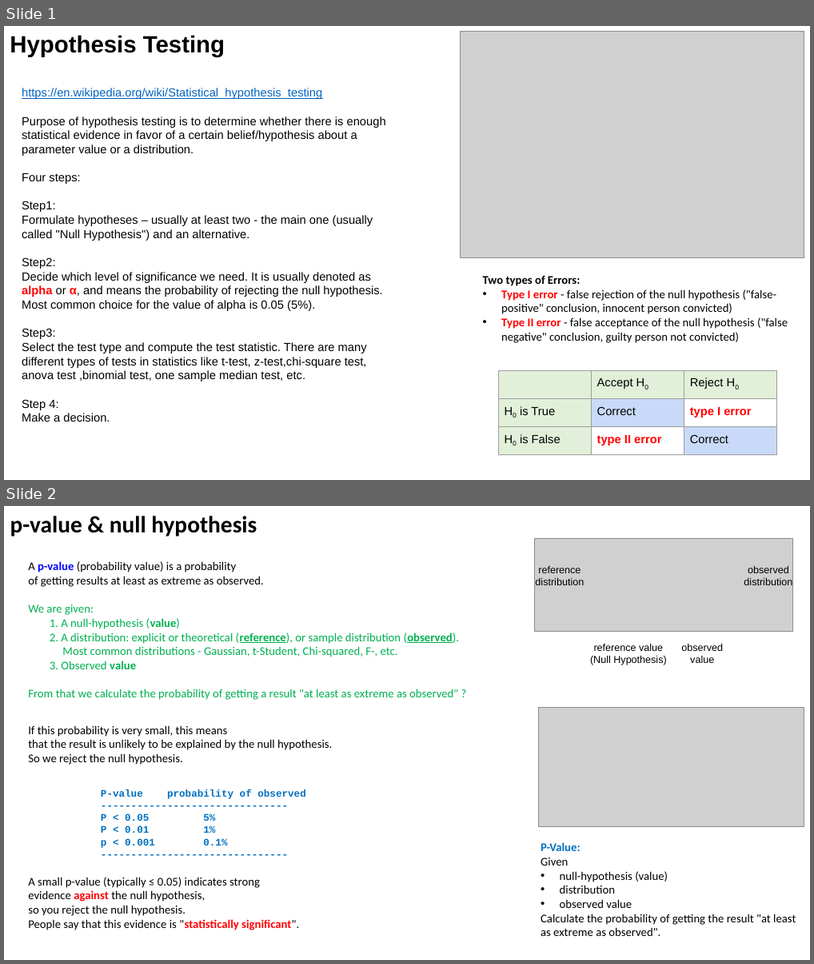
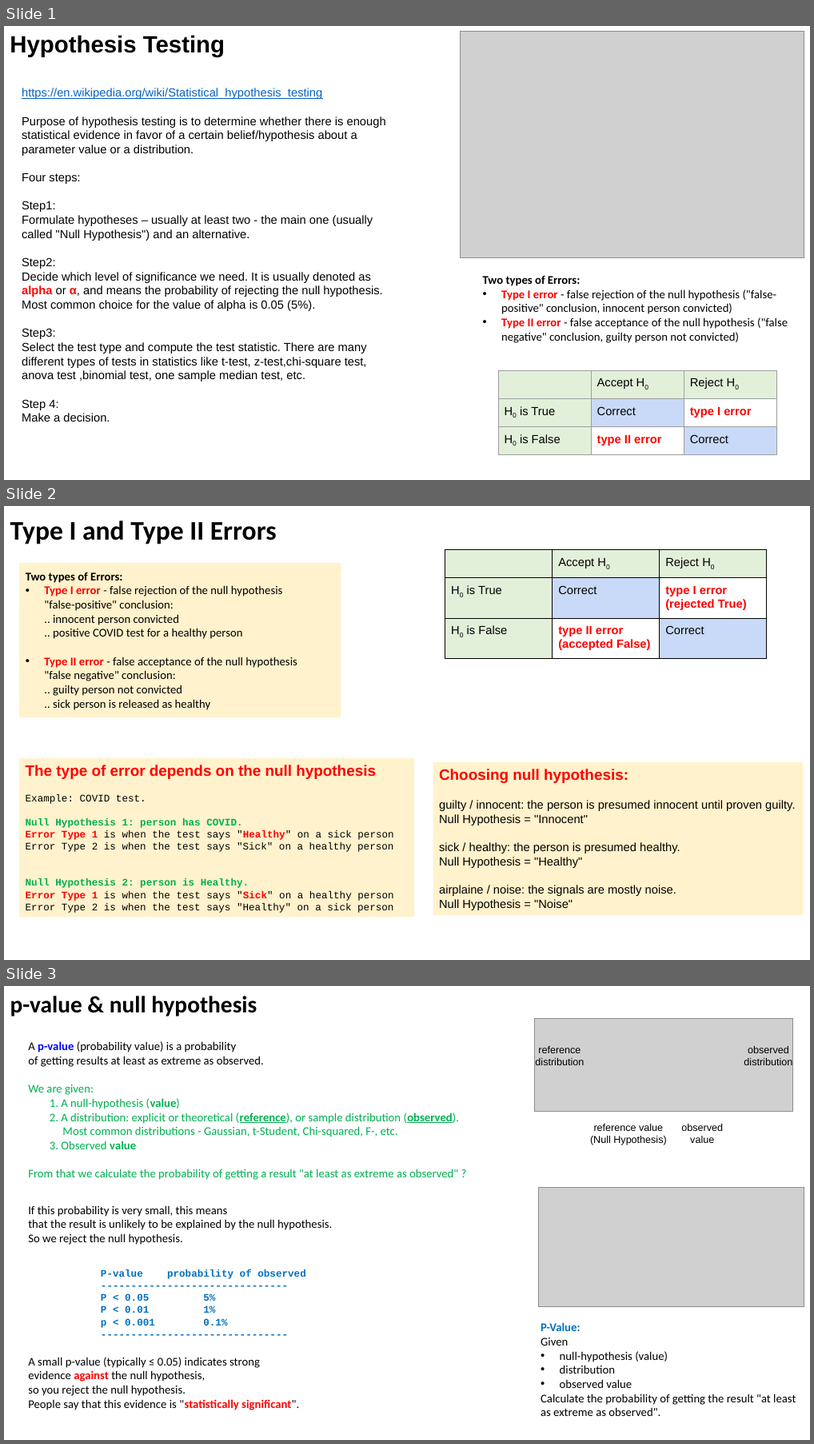
Before and after one commit to lselector/statistics, a slide deck: statistics_07_hypothesis_testing_p_val.pptx. Shown one above the other, each under a label of ours: slides 1 and 2 before the commit, slides 1, 2 and 3 after it. The pictures are 814x964 and 814x1444 pixels, drawn with LibreOffice and Linux fonts; fonts in the diff are those of the drawing; grey boxes stand for pictures. Boxes give left, top, right and bottom in pixels: in the first picture for what was removed or moved away, otherwise in the second. Text is boxed around its words. In the diff, an @@ line names an element or a change of style, - is before the commit and + after.

Commit message:
update

```diff
--- a/statistics_07_hypothesis_testing_p_val.pptx
+++ b/statistics_07_hypothesis_testing_p_val.pptx
@@ slide 2 added at (x1=4, y1=506, x2=810, y2=960), background #FFFFFF @@
@@ text added at (x1=10, y1=520, x2=277, y2=544), 32 pt, text #000000, bold @@
+Type I and Type II Errors
@@ table added at (x1=446, y1=549, x2=767, y2=656), 3 rows, 3 columns @@
+ | Accept H0 | Reject H0
+H0 is True | Correct | type I error / (rejected True)
+H0 is False | type II error / (accepted False) | Correct
@@ rectangle added at (x1=19, y1=563, x2=341, y2=718), fill #FFF2CC, 14 pt, text #000000 @@
+Two types of Errors:
+• Type I error - false rejection of the null hypothesis
+  "false-positive" conclusion:
+  .. innocent person convicted
+  .. positive COVID test for a healthy person
+• Type II error - false acceptance of the null hypothesis
+  "false negative" conclusion:
+  .. guilty person not convicted
+  .. sick person is released as healthy
@@ rectangle added at (x1=19, y1=758, x2=414, y2=917), fill #FFF2CC, 12 pt, text #000000 @@
+The type of error depends on the null hypothesis
+Example: COVID test.
+Null Hypothesis 1: person has COVID.
+Error Type 1 is when the test says "Healthy" on a sick person
+Error Type 2 is when the test says "Sick" on a healthy person
+Null Hypothesis 2: person is Healthy.
+Error Type 1 is when the test says "Sick" on a healthy person
+Error Type 2 is when the test says "Healthy" on a sick person
@@ rectangle added at (x1=434, y1=762, x2=803, y2=914), fill #FFF2CC, 14 pt, text #000000 @@
+Choosing null hypothesis:
+guilty / innocent: the person is presumed innocent until proven guilty.
+Null Hypothesis = "Innocent"
+sick / healthy: the person is presumed healthy.
+Null Hypothesis = "Healthy"
+airplaine / noise: the signals are mostly noise.
+Null Hypothesis = "Noise"
@@ what was slide 2 is now slide 3 @@
```
